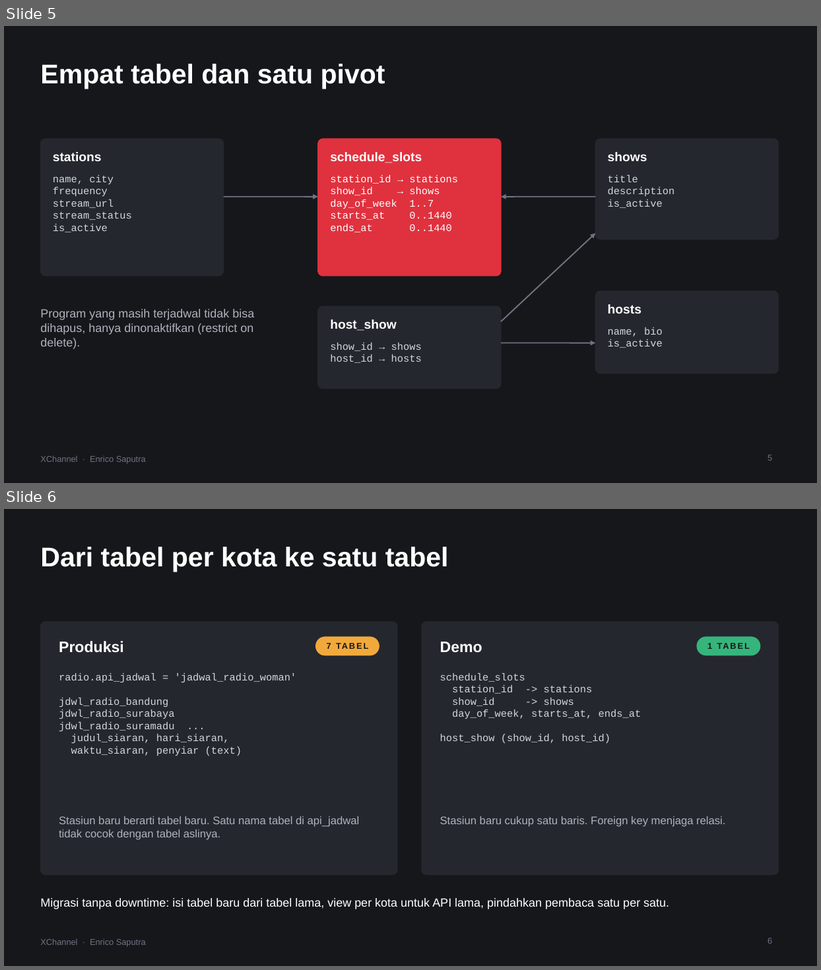
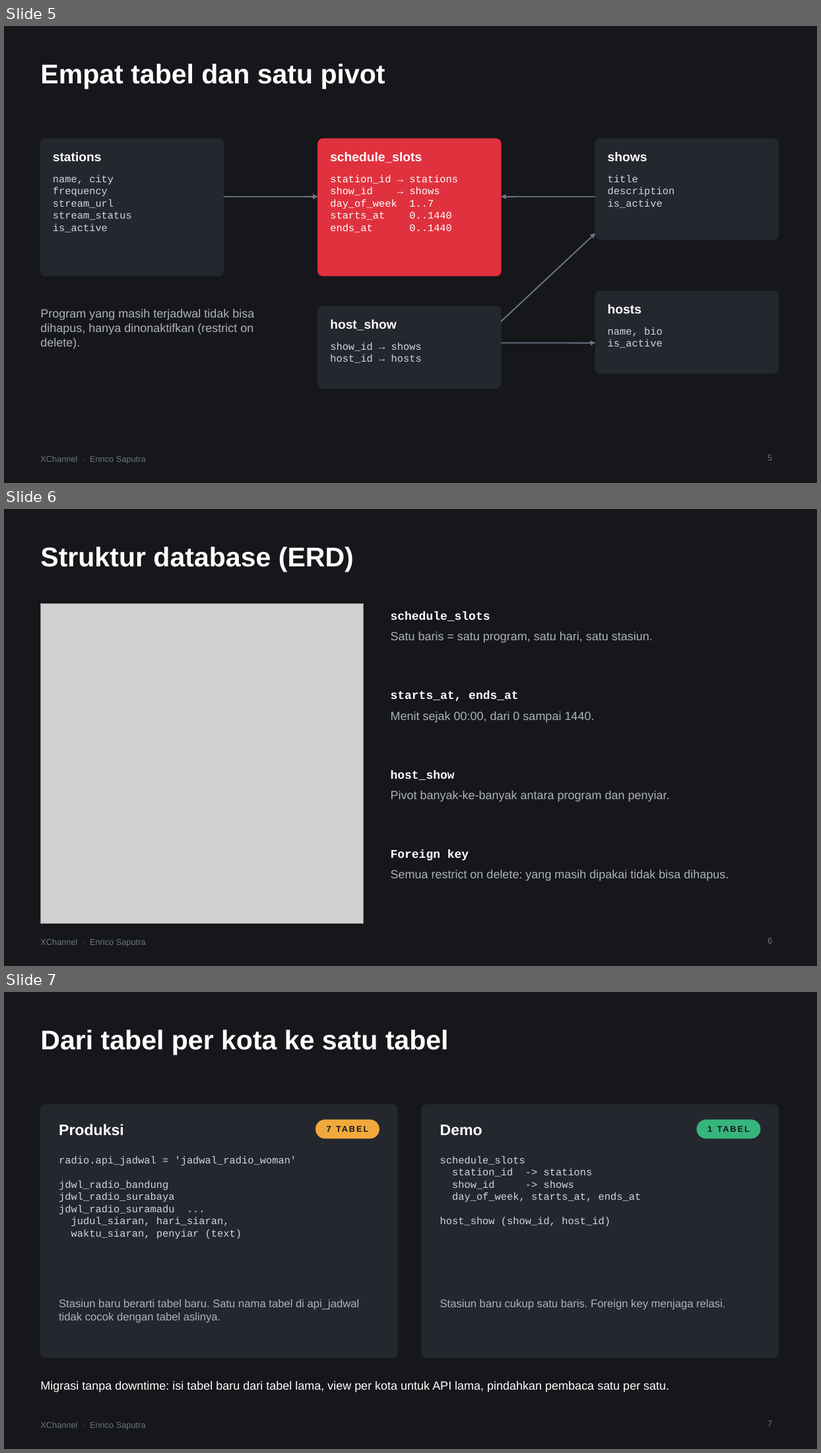
Before and after one commit to Enricosaputra/xchannel-dashboard-demo, a slide deck: docs/XChannel-presentasi.pptx. Shown one above the other, each under a label of ours: slides 5 and 6 before the commit, slides 5, 6 and 7 after it. The pictures are 821x970 and 821x1453 pixels, drawn with LibreOffice and Linux fonts; fonts in the diff are those of the drawing; grey boxes stand for pictures. Boxes give left, top, right and bottom in pixels: in the first picture for what was removed or moved away, otherwise in the second. Text is boxed around its words. In the diff, an @@ line names an element or a change of style, - is before the commit and + after.

```diff
--- a/docs/XChannel-presentasi.pptx
+++ b/docs/XChannel-presentasi.pptx
@@ slide 6 added at [4, 509, 817, 966], background #16171B; not listed: 1 template element that a slide beside it also shows @@
@@ title added at [40, 547, 354, 572], 32 pt, text #FFFFFF, bold @@
+Struktur database (ERD)
@@ picture added at [40, 603, 363, 923] @@
@@ text added at [391, 612, 490, 621], 14 pt, text #FFFFFF, bold @@
+schedule_slots
@@ text added at [391, 632, 653, 643], 14 pt, text #AEB2BC @@
+Satu baris = satu program, satu hari, satu stasiun.
@@ text added at [391, 691, 519, 702], 14 pt, text #FFFFFF, bold @@
+starts_at, ends_at
@@ text added at [391, 712, 595, 723], 14 pt, text #AEB2BC @@
+Menit sejak 00:00, dari 0 sampai 1440.
@@ text added at [391, 770, 455, 780], 14 pt, text #FFFFFF, bold @@
+host_show
@@ text added at [391, 791, 670, 802], 14 pt, text #AEB2BC @@
+Pivot banyak-ke-banyak antara program dan penyiar.
@@ text added at [391, 850, 469, 861], 14 pt, text #FFFFFF, bold @@
+Foreign key
@@ text added at [391, 870, 729, 881], 14 pt, text #AEB2BC @@
+Semua restrict on delete: yang masih dipakai tidak bisa dihapus.
@@ page number added at [768, 938, 772, 944], 10 pt, text #6E7383 @@
+6
@@ what was slide 6 is now slide 7 @@
@@ page number at [768, 1421, 772, 1427]: text changed @@
-6
+7
```
Also in this commit, not shown: 1 slide changed, 1 slide removed, 7 other files.
